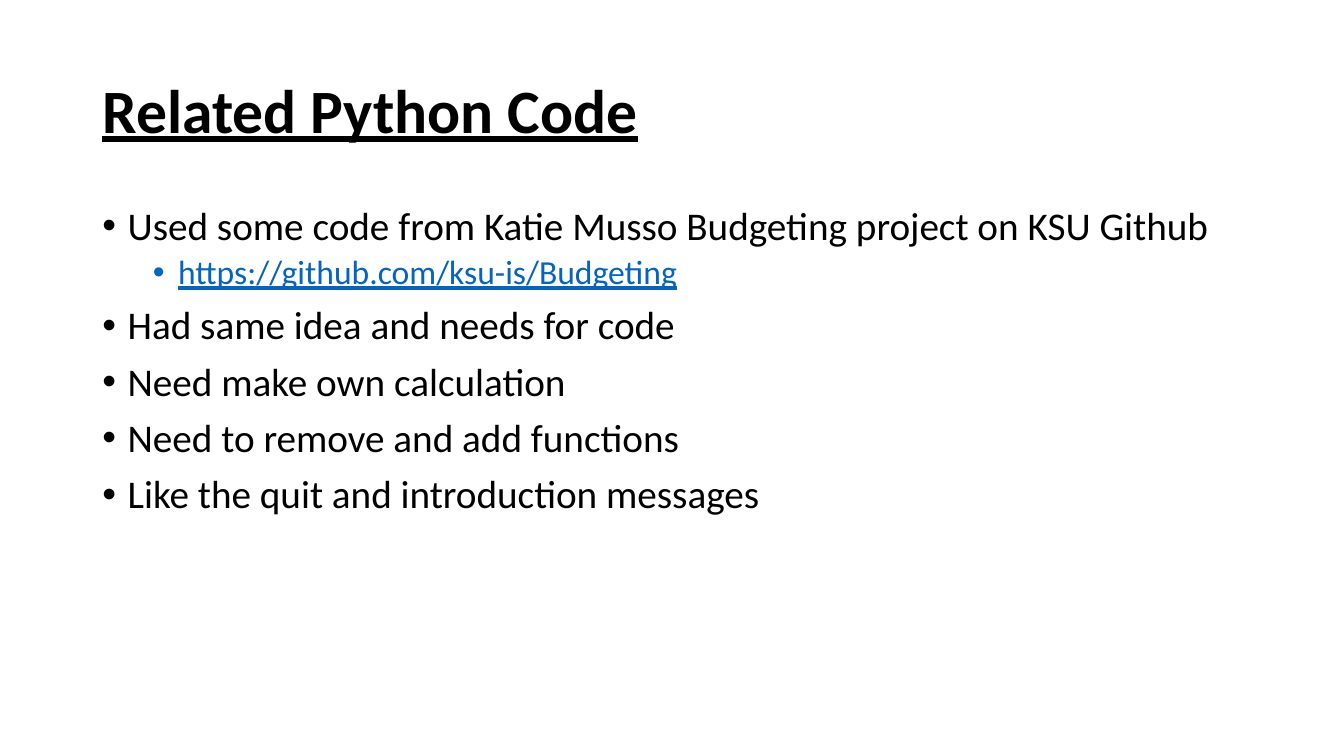
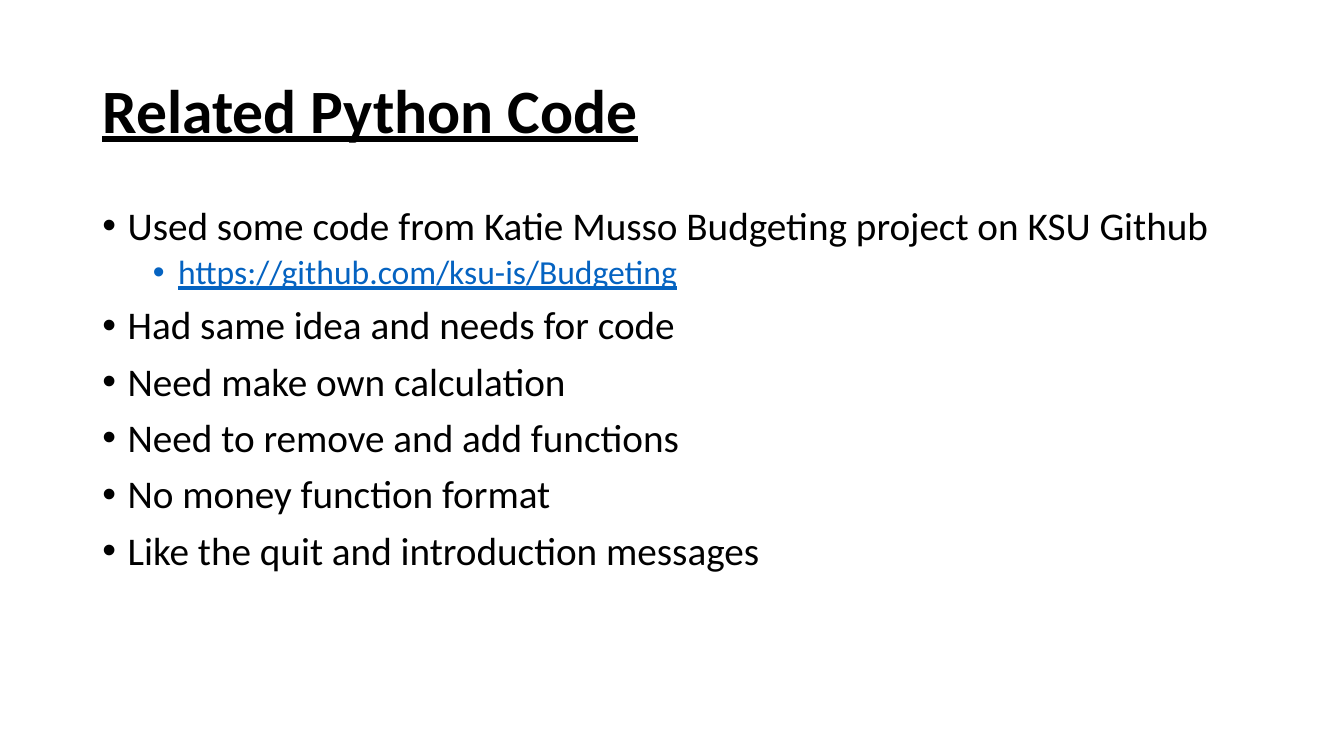
Before and after one commit to jkim134/Recommended-Budget-Calculator, a slide deck: slide 6 of Recommended Budget Project.pptx (slide 7 before the commit). Drawn at 1344x756 pixels with LibreOffice and Linux fonts; fonts in the diff are those of the drawing; background and template pictures are left out. Boxes give left, top, right and bottom in pixels: in the first picture for what was removed or moved away, otherwise in the second. Text is boxed around its words. In the diff, an @@ line names an element or a change of style, - is before the commit and + after.

```diff
--- a/Recommended Budget Project.pptx
+++ b/Recommended Budget Project.pptx
@@ text at [128,481,550,515]: paragraph added @@
+• No money function format
```
Also in this commit, not shown: 2 other slides changed, 1 slide removed, 1 other file.
